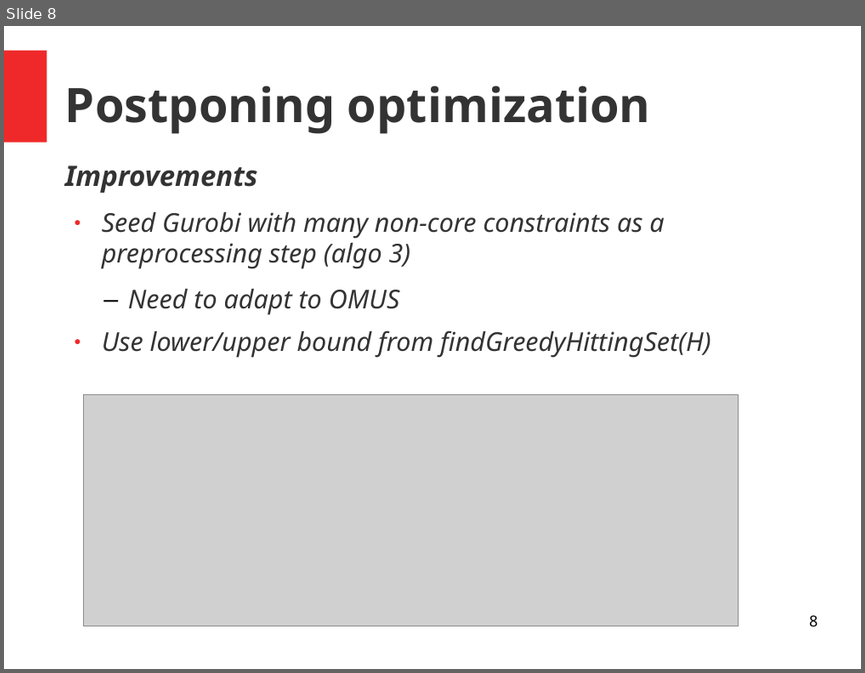
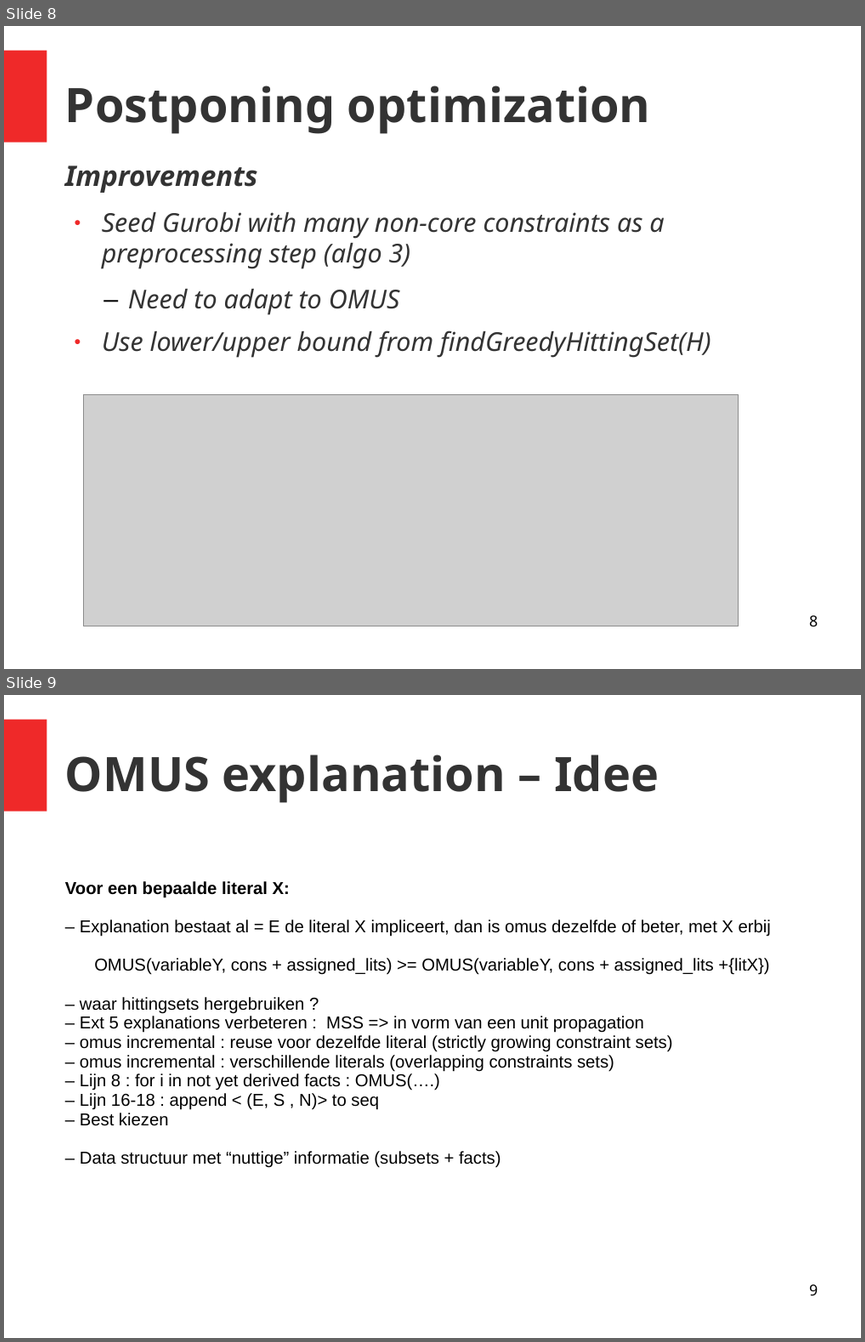
Before and after one commit to bartbog/holygrail, a slide deck: experiments/03_OMUS/B_meetings/2020_06_08.odp. Shown one above the other, each under a label of ours: slide 8 before the commit, slides 8 and 9 after it. The pictures are 865x673 and 865x1342 pixels, drawn with LibreOffice and Linux fonts; fonts in the diff are those of the drawing; grey boxes stand for pictures. Boxes give left, top, right and bottom in pixels: in the first picture for what was removed or moved away, otherwise in the second. Text is boxed around its words. In the diff, an @@ line names an element or a change of style, - is before the commit and + after.

```diff
--- a/experiments/03_OMUS/B_meetings/2020_06_08.odp
+++ b/experiments/03_OMUS/B_meetings/2020_06_08.odp
@@ slide 9 added at box(4, 695, 861, 1338), background #FFFFFF; not listed: 1 template element that a slide beside it also shows @@
@@ title added at box(65, 755, 658, 803), 44 pt, text #333333, bold @@
+OMUS explanation – Idee
@@ subtitle added at box(65, 881, 771, 1168), 16 pt, text #000000 @@
+Voor een bepaalde literal X:
+– Explanation bestaat al = E de literal X impliceert, dan is omus dezelfde of beter, met X erbij
+OMUS(variableY, cons + assigned_lits) >= OMUS(variableY, cons + assigned_lits +{litX})
+– waar hittingsets hergebruiken ?
+– Ext 5 explanations verbeteren : MSS => in vorm van een unit propagation
+– omus incremental : reuse voor dezelfde literal (strictly growing constraint sets)
+– omus incremental : verschillende literals (overlapping constraints sets)
+– Lijn 8 : for i in not yet derived facts : OMUS(….)
+– Lijn 16-18 : append < (E, S , N)> to seq
+– Best kiezen
+– Data structuur met “nuttige” informatie (subsets + facts)
@@ page number added at box(809, 1284, 817, 1296), 14 pt, text #000000 @@
+9
```
Also in this commit, not shown: 2 slides changed, 1 other slide added, 2 slides removed, 2 other files.
